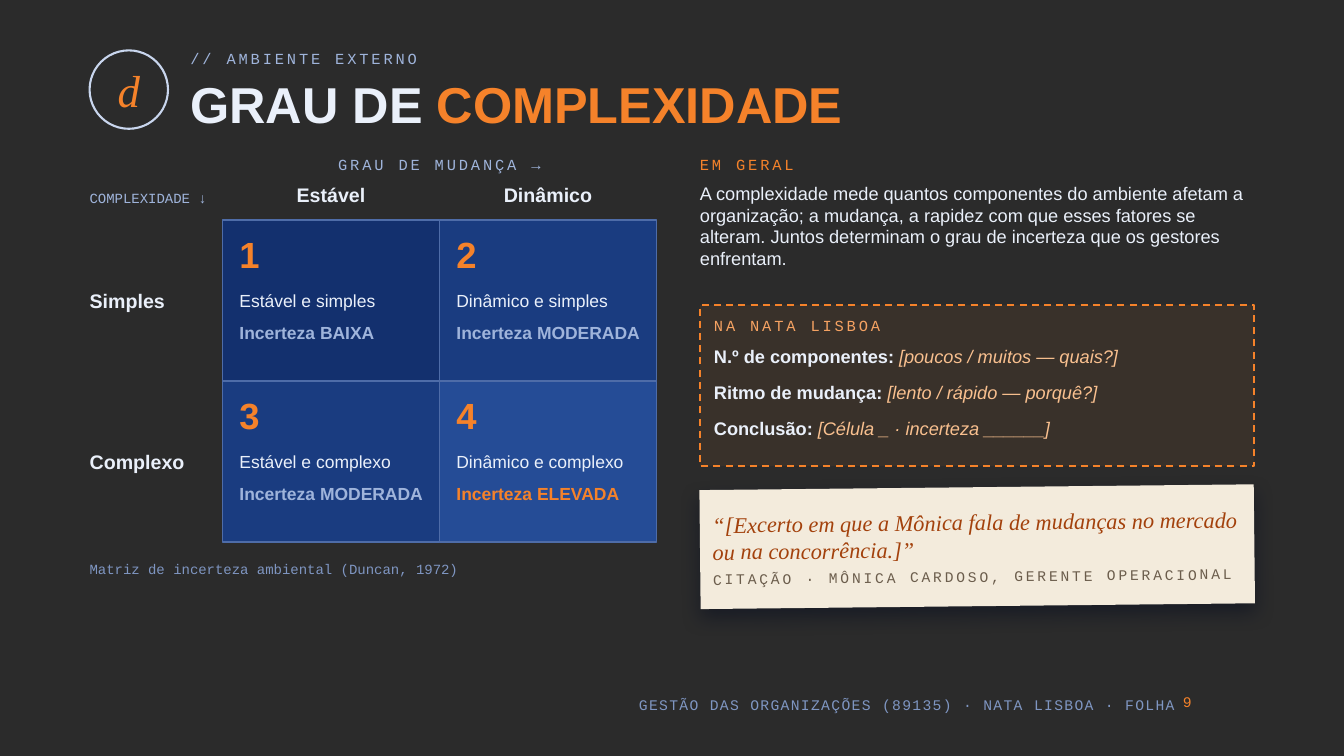
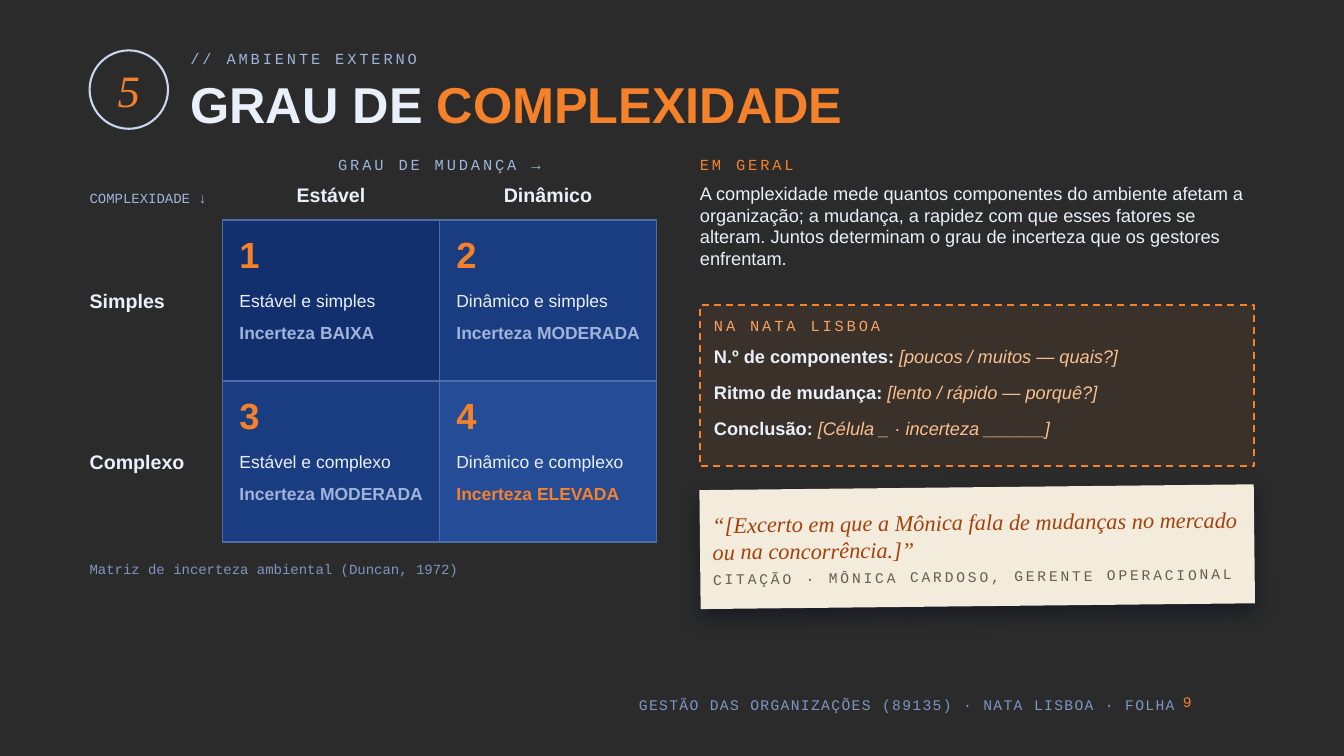
Before and after one commit to kd25gpgdw9-lang/Oceanum, a slide deck: slide 9 of apresentacao-go-89135/Nata_Lisboa_GO_89135.pptx. Drawn at 1344x756 pixels with LibreOffice and Linux fonts; fonts in the diff are those of the drawing; background and template pictures are left out; a plain dark background stands for a picture behind light text. Boxes give left, top, right and bottom in pixels: in the first picture for what was removed or moved away, otherwise in the second. Text is boxed around its words. In the diff, an @@ line names an element or a change of style, - is before the commit and + after.

```diff
--- a/apresentacao-go-89135/Nata_Lisboa_GO_89135.pptx
+++ b/apresentacao-go-89135/Nata_Lisboa_GO_89135.pptx
@@ text at bbox=[118, 77, 140, 108]: text changed @@
-d
+5
```
Also in this commit, not shown: 12 other slides changed, 3 other files.
